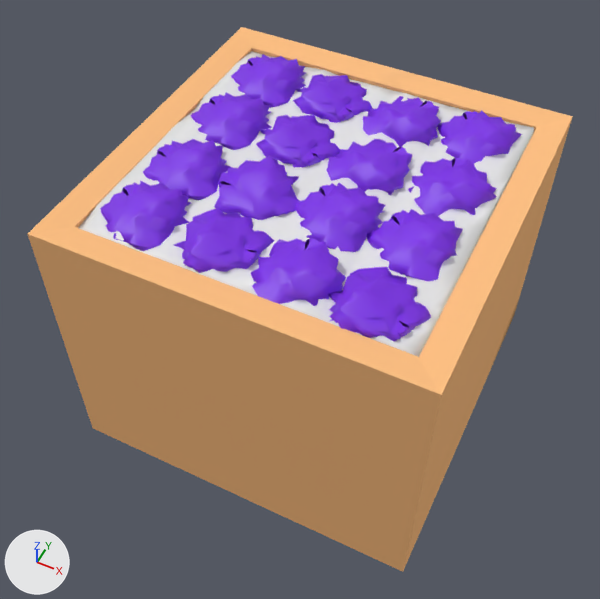
Two versions of the Blender file Assets/Props/Planterbox/planterbox.blend, one commit apart.
The view is the same before and after, from a 50 mm lens placed at (7.37, -15.93, 14.74), pointed at (-0.26, -0.67, -4.34). The lights are fixed; the arrows at lower left show +X, +Y and +Z.

In view in the first picture: 'Base Planterbox', 'Blight 1A', 'Blight 1B', 'Blight 1C', 'Blight 1D', 'Blight 2A', 'Blight 2B', 'Blight 2C', 'Blight 2D', 'Blight 3A', 'Blight 3B', 'Blight 3C', 'Blight 3D', 'Blight 4A', 'Blight 4B', 'Blight 4C', 'Blight 4D'.
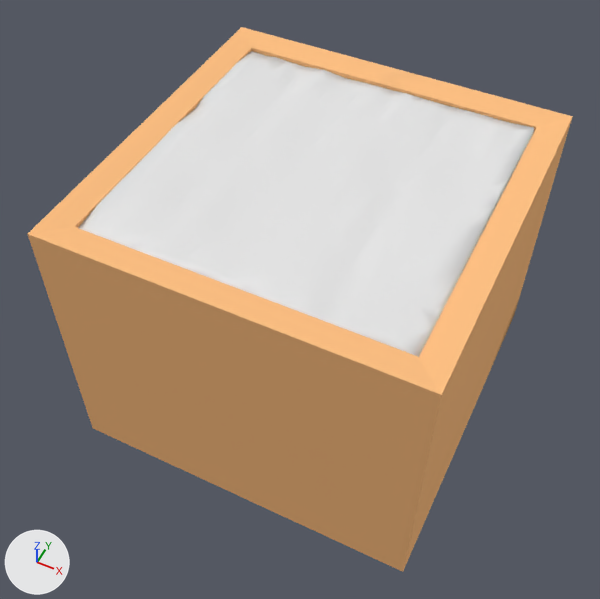
Pixel boxes (x1, y1, x2, y2) of what changed, in the pictures (600 x 599 px):
'Blight 4D', deleted (purple)
    before: (328, 267, 431, 341)
'Blight 4C', deleted (purple)
    before: (251, 238, 346, 306)
'Blight 3D', deleted (purple)
    before: (367, 209, 463, 281)
'Blight 4B', deleted (purple)
    before: (174, 208, 274, 273)
'Blight 4A', deleted (purple)
    before: (100, 181, 191, 251)
'Blight 3C', deleted (purple)
    before: (296, 183, 385, 252)
'Blight 3B', deleted (purple)
    before: (214, 156, 300, 220)
'Blight 2D', deleted (purple)
    before: (408, 158, 497, 216)
'Blight 3A', deleted (purple)
    before: (143, 139, 233, 200)
'Blight 2C', deleted (purple)
    before: (327, 139, 412, 195)
'Blight 2A', deleted (purple)
    before: (190, 92, 271, 150)
'Blight 2B', deleted (purple)
    before: (256, 115, 340, 168)
'Blight 1D', deleted (purple)
    before: (437, 110, 522, 163)
'Blight 1C', deleted (purple)
    before: (363, 96, 441, 147)
'Blight 1A', deleted (purple)
    before: (231, 54, 306, 108)
'Blight 1B', deleted (purple)
    before: (293, 74, 373, 123)

Edits to the bpy script that builds the scene:
```text
Remove ob_blight_1a:
    ob_blight_1a = bpy.data.objects.new('Blight 1A', me_icosphere)
    ob_blight_1a.location = (-3.15, 3.27, 0.0)
Remove ob_blight_1b:
    ob_blight_1b = bpy.data.objects.new('Blight 1B', me_icosphere_068)
    ob_blight_1b.location = (-1.36, 3.56, 0.0)
    ob_blight_1b.rotation_euler = (0.0, 0.0, 2.94)  # degrees (0, 0, 168)
Remove ob_blight_1c:
    ob_blight_1c = bpy.data.objects.new('Blight 1C', me_icosphere_069)
    ob_blight_1c.location = (1.01, 3.07, 0.0)
    ob_blight_1c.rotation_euler = (0.0, 0.0, -1.478)  # degrees (0, 0, -85)
Remove ob_blight_1d:
    ob_blight_1d = bpy.data.objects.new('Blight 1D', me_icosphere_070)
    ob_blight_1d.location = (3.47, 3.23, 0.0)
    ob_blight_1d.rotation_euler = (0.0, 0.0, -0.409)  # degrees (0, 0, -23)
Remove ob_blight_2a:
    ob_blight_2a = bpy.data.objects.new('Blight 2A', me_icosphere_071)
    ob_blight_2a.location = (-3.15, 0.97, 0.0)
Remove ob_blight_2b:
    ob_blight_2b = bpy.data.objects.new('Blight 2B', me_icosphere_072)
    ob_blight_2b.location = (-1.36, 1.26, 0.0)
    ob_blight_2b.rotation_euler = (0.0, 0.0, 2.94)  # degrees (0, 0, 168)
Remove ob_blight_2c:
    ob_blight_2c = bpy.data.objects.new('Blight 2C', me_icosphere_073)
    ob_blight_2c.location = (0.95, 0.8, 0.0)
    ob_blight_2c.rotation_euler = (0.0, 0.0, -1.639)  # degrees (0, 0, -94)
Remove ob_blight_2d:
    ob_blight_2d = bpy.data.objects.new('Blight 2D', me_icosphere_074)
    ob_blight_2d.location = (3.38, 0.85, 0.0)
    ob_blight_2d.rotation_euler = (0.0, 0.0, -0.881)  # degrees (0, 0, -50)
Remove ob_blight_3a:
    ob_blight_3a = bpy.data.objects.new('Blight 3A', me_icosphere_075)
    ob_blight_3a.location = (-3.08, -1.41, 0.0)
    ob_blight_3a.rotation_euler = (0.0, 0.0, 0.31)  # degrees (0, 0, 18)
Remove ob_blight_3b:
    ob_blight_3b = bpy.data.objects.new('Blight 3B', me_icosphere_076)
    ob_blight_3b.location = (-0.94, -1.22, 0.0)
    ob_blight_3b.rotation_euler = (0.0, 0.0, 0.741)  # degrees (0, 0, 42)
Remove ob_blight_3c:
    ob_blight_3c = bpy.data.objects.new('Blight 3C', me_icosphere_077)
    ob_blight_3c.location = (1.34, -1.42, 0.0)
    ob_blight_3c.rotation_euler = (0.0, 0.0, -0.214)  # degrees (0, 0, -12)
Remove ob_blight_3d:
    ob_blight_3d = bpy.data.objects.new('Blight 3D', me_icosphere_078)
    ob_blight_3d.location = (3.54, -1.46, 0.0)
    ob_blight_3d.rotation_euler = (0.0, 0.0, -0.102)  # degrees (0, 0, -5.8)
Remove ob_blight_4a:
    ob_blight_4a = bpy.data.objects.new('Blight 4A', me_icosphere_079)
    ob_blight_4a.location = (-3.15, -3.53, 0.0)
Remove ob_blight_4b:
    ob_blight_4b = bpy.data.objects.new('Blight 4B', me_icosphere_080)
    ob_blight_4b.location = (-1.32, -3.37, 0.0)
    ob_blight_4b.rotation_euler = (0.0, 0.0, 3.469)  # degrees (0, 0, 199)
Remove ob_blight_4c:
    ob_blight_4c = bpy.data.objects.new('Blight 4C', me_icosphere_081)
    ob_blight_4c.location = (1.13, -3.78, 0.0)
    ob_blight_4c.rotation_euler = (0.0, 0.0, -0.957)  # degrees (0, 0, -55)
Remove ob_blight_4d:
    ob_blight_4d = bpy.data.objects.new('Blight 4D', me_icosphere_082)
    ob_blight_4d.location = (3.03, -3.47, 0.0)
    ob_blight_4d.rotation_euler = (0.0, 0.0, -3.203)  # degrees (0, 0, -184)
```
